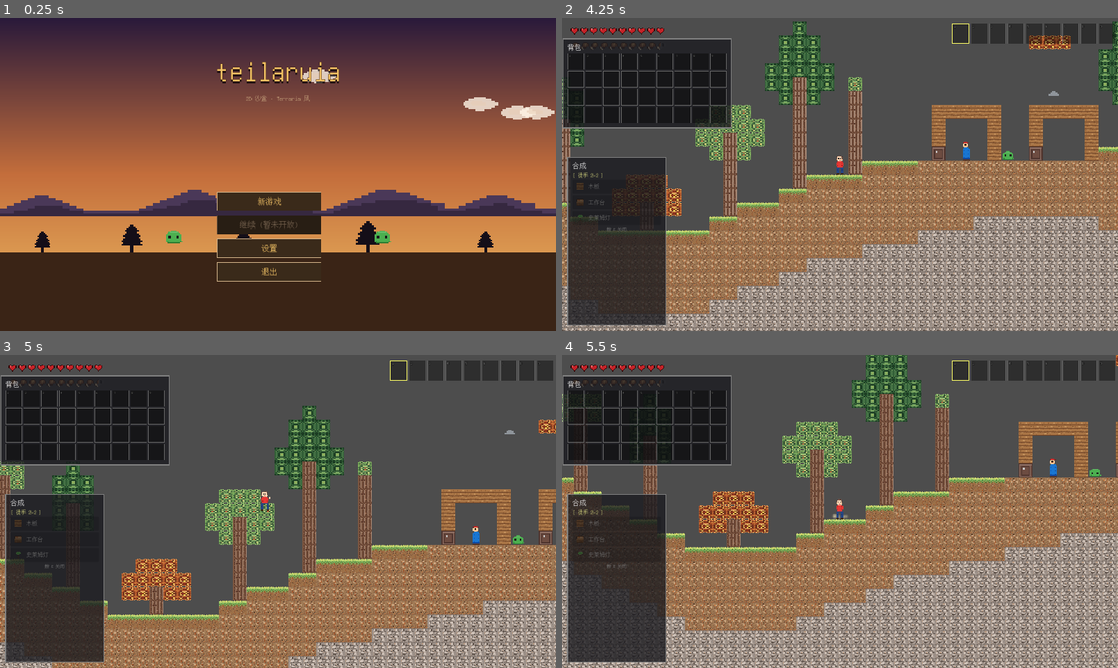
Above: before the commit, frames 1-4 (two rows, left to right).
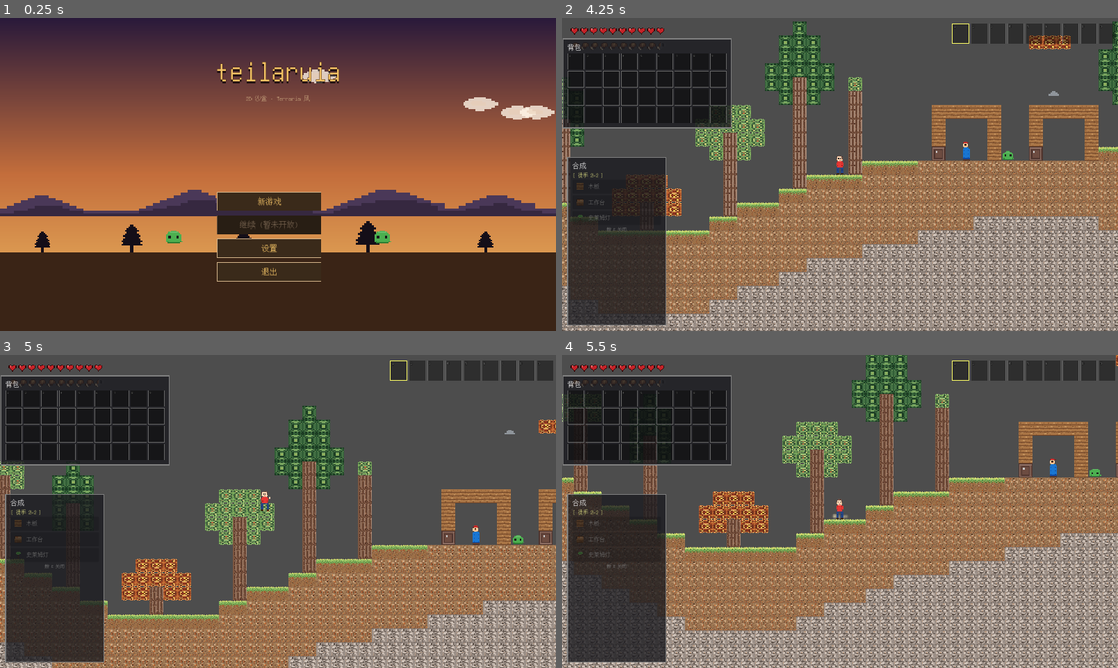
Above: after the commit, the same moments.

Repository: Nornttyy/tielaruia
Game: Godot game, scene res://scenes/main.tscn
Same seed, same stepped clock (60 frames per second), same inputs: the game is played once before the commit and once after it.
Inputs (mouse positions are in pixels of both pictures, inside the frame that each line leads up to):
- Up to frame 1 (0.25 s): no input
- Up to frame 2 (4.25 s): click "新游戏" at 0.5 s; tap Enter at 1.25 s; move the mouse to (812, 237) at 1.27 s; hold D (move_right) 1.28-2 s; tap E (interact) at 1.35 s; click (812, 237) at 1.42 s; tap Space (jump) at 1.52 s; drag from (1006, 221) to (812, 237) at 2.02 s; move the mouse to (673, 127) at 2.77 s; hold A (move_left) 2.78-3.5 s; hold Right mouse button (secondary) 2.78-3.5 s; drag from (867, 174) to (673, 127) at 3.52 s
- Up to frame 3 (5 s): move the mouse to (194, 433) at 4.27 s; hold A (move_left) from 4.28 s (still down); tap Alt at 4.35 s; tap Space (jump) at 4.52 s
- Up to frame 4 (5.5 s): release A (move_left) at 5 s; drag from (962, 495) to (756, 433) at 5.02 s

Frames 1-2 are identical in both runs. In frame 3, 3.7% of the frame differs, in the area x 0-100%, y 16-100%; in frame 4, nothing differs.

Commit message:
feat(world): 洞穴 + 煤铁矿 + 深石分层生成 (3 个 noise + 阈值)

Diff:
--- a/scripts/world/world_generator.gd
+++ b/scripts/world/world_generator.gd
@@ -14,6 +14,11 @@
 const SAND_THRESHOLD := 0.4      # sand_noise 超过此阈值的列为沙列
 const TREE_MIN_SPACING := 5      # 相邻两棵树之间最少 N 列间距
 const TREE_CHANCE := 0.45        # 候选格子里实际长树的概率
+
+const DEEP_STONE_RATIO := 0.5    # 地表往下 (height-surf)*0.5 处起为 DEEP_STONE
+const COAL_THRESHOLD := 0.55     # coal_noise 超过此值生成煤矿
+const IRON_THRESHOLD := 0.55     # iron_noise 超过此值 + 在深石层 → 铁矿 (稀疏感由层位限制保证)
+const CAVE_THRESHOLD := 0.55     # abs(cave_noise) 超过此值挖空 (除 BEDROCK)
 
 # 树种枚举 (内部 idx)
 const _SPECIES_OAK := 0
@@ -74,6 +79,22 @@
 	sand_noise.noise_type = FastNoiseLite.TYPE_PERLIN
 	sand_noise.frequency = 0.05
 
+	var cave_noise := FastNoiseLite.new()
+	cave_noise.seed = world_seed + 2
+	cave_noise.noise_type = FastNoiseLite.TYPE_PERLIN
+	cave_noise.frequency = 0.06
+	cave_noise.fractal_octaves = 2
+
+	var coal_noise := FastNoiseLite.new()
+	coal_noise.seed = world_seed + 3
+	coal_noise.noise_type = FastNoiseLite.TYPE_PERLIN
+	coal_noise.frequency = 0.12
+
+	var iron_noise := FastNoiseLite.new()
+	iron_noise.seed = world_seed + 4
+	iron_noise.noise_type = FastNoiseLite.TYPE_PERLIN
+	iron_noise.frequency = 0.10
+
 	# 计算本 chunk 范围内每列的 heights (供地形 + 树木使用)
 	var chunk_start_x := chunk_x * chunk_width
 	var chunk_end_x := chunk_start_x + chunk_width
@@ -88,6 +109,7 @@
 		var world_x: int = chunk_start_x + local_x
 		var surf: int = chunk_heights[world_x]
 		var is_sand_col := sand_noise.get_noise_1d(float(world_x)) > SAND_THRESHOLD
+		var deep_threshold: int = surf + int((height - surf) * DEEP_STONE_RATIO)
 		for y in height:
 			var tid: int
 			if y < surf:
@@ -99,7 +121,23 @@
 			elif y >= height - BEDROCK_ROWS:
 				tid = Tiles.BEDROCK
 			else:
-				tid = Tiles.STONE
+				tid = Tiles.DEEP_STONE if y >= deep_threshold else Tiles.STONE
+
+			# 矿石覆盖: 仅在 STONE / DEEP_STONE 上, 铁矿仅深层出现
+			if tid == Tiles.STONE or tid == Tiles.DEEP_STONE:
+				var cn: float = coal_noise.get_noise_2d(float(world_x), float(y))
+				var inn: float = iron_noise.get_noise_2d(float(world_x), float(y))
+				if cn > COAL_THRESHOLD:
+					tid = Tiles.COAL_ORE
+				elif tid == Tiles.DEEP_STONE and inn > IRON_THRESHOLD:
+					tid = Tiles.IRON_ORE
+
+			# 洞穴: 除 BEDROCK 外都可被挖空 (y > surf 才生效, 不挖天空)
+			if tid != Tiles.BEDROCK and tid != Tiles.AIR and y > surf:
+				var cv: float = abs(cave_noise.get_noise_2d(float(world_x), float(y)))
+				if cv > CAVE_THRESHOLD:
+					tid = Tiles.AIR
+
 			c.tiles[local_x][y] = tid
 
 	# 树: 树根只在本 chunk [chunk_start, chunk_end) 内决定 — canopy 越界部分裁掉
--- a/tests/unit/test_world_generator.gd
+++ b/tests/unit/test_world_generator.gd
@@ -141,3 +141,66 @@
 				if has_log:
 					break
 			assert_true(has_log, "孤立叶 at (%d, %d) — 跨 chunk 边界树漂浮叶 bug" % [x, y])
+
+
+# ===== 地底视野更新: 洞穴 / 矿石 / 深石分层 =====
+
+const ChunkConstants = preload("res://scripts/world/chunk_constants.gd")
+
+
+func test_underground_has_air_caves() -> void:
+	var c = WorldGenerator.generate_chunk(54321, 0)
+	var air_count = 0
+	for x in c.tiles.size():
+		var col: Array = c.tiles[x]
+		# 跳过地表上空: 从 y = WORLD_HEIGHT/3 起开始数 (一定在地下)
+		for y in range(ChunkConstants.WORLD_HEIGHT / 3, col.size()):
+			if col[y] == Tiles.AIR:
+				air_count += 1
+	assert_gt(air_count, 20, "地下应至少有 20 个洞穴 AIR tile")
+
+
+func test_has_coal_ore() -> void:
+	var c = WorldGenerator.generate_chunk(54321, 0)
+	var coal_count = 0
+	for x in c.tiles.size():
+		for y in c.tiles[x].size():
+			if c.tiles[x][y] == Tiles.COAL_ORE:
+				coal_count += 1
+	assert_gt(coal_count, 0, "应至少有 1 个煤矿")
+
+
+func test_has_iron_ore() -> void:
+	# 铁矿只在 DEEP_STONE 层 + noise > IRON_THRESHOLD, 单 chunk + 单 seed 可能命中不到
+	# 跨 10 个 seed × chunk_x=0 累计应远大于 0
+	var iron_count = 0
+	for seed_v in [1, 2, 3, 7, 11, 42, 99, 100, 500, 1000]:
+		var c = WorldGenerator.generate_chunk(seed_v, 0)
+		for x in c.tiles.size():
+			for y in c.tiles[x].size():
+				if c.tiles[x][y] == Tiles.IRON_ORE:
+					iron_count += 1
+	assert_gt(iron_count, 0, "10 个 seed 应至少累计出 1 个铁矿 (got %d)" % iron_count)
+
+
+func test_has_deep_stone() -> void:
+	var c = WorldGenerator.generate_chunk(11111, 0)
+	var has_deep = false
+	for x in c.tiles.size():
+		for y in c.tiles[x].size():
+			if c.tiles[x][y] == Tiles.DEEP_STONE:
+				has_deep = true
+				break
+		if has_deep: break
+	assert_true(has_deep, "应有 DEEP_STONE tile")
+
+
+func test_bedrock_never_air() -> void:
+	# 跑 3 个 seed, 断言最底 BEDROCK_ROWS 行永远不是 AIR
+	for seed_v in [1, 2, 3]:
+		var c = WorldGenerator.generate_chunk(seed_v, 0)
+		var h = ChunkConstants.WORLD_HEIGHT
+		for x in c.tiles.size():
+			for y in range(h - 2, h):  # BEDROCK_ROWS = 2
+				assert_ne(c.tiles[x][y], Tiles.AIR,
+					"seed=%d (%d,%d) BEDROCK 不应被挖空" % [seed_v, x, y])
